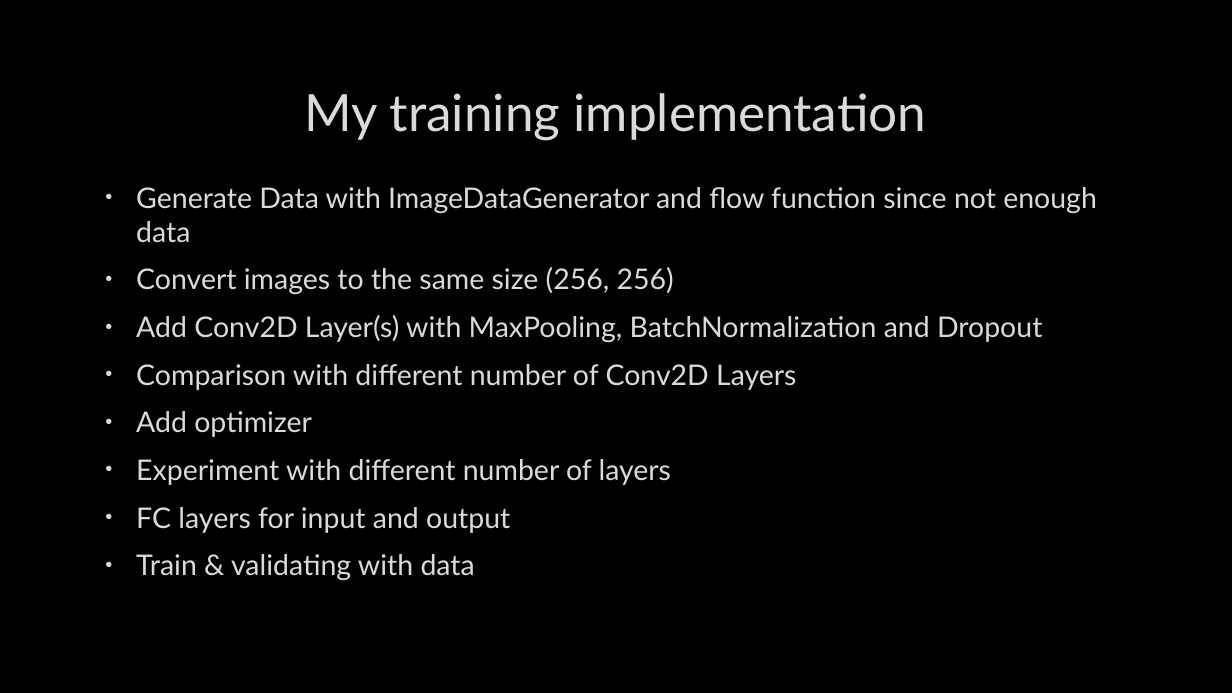
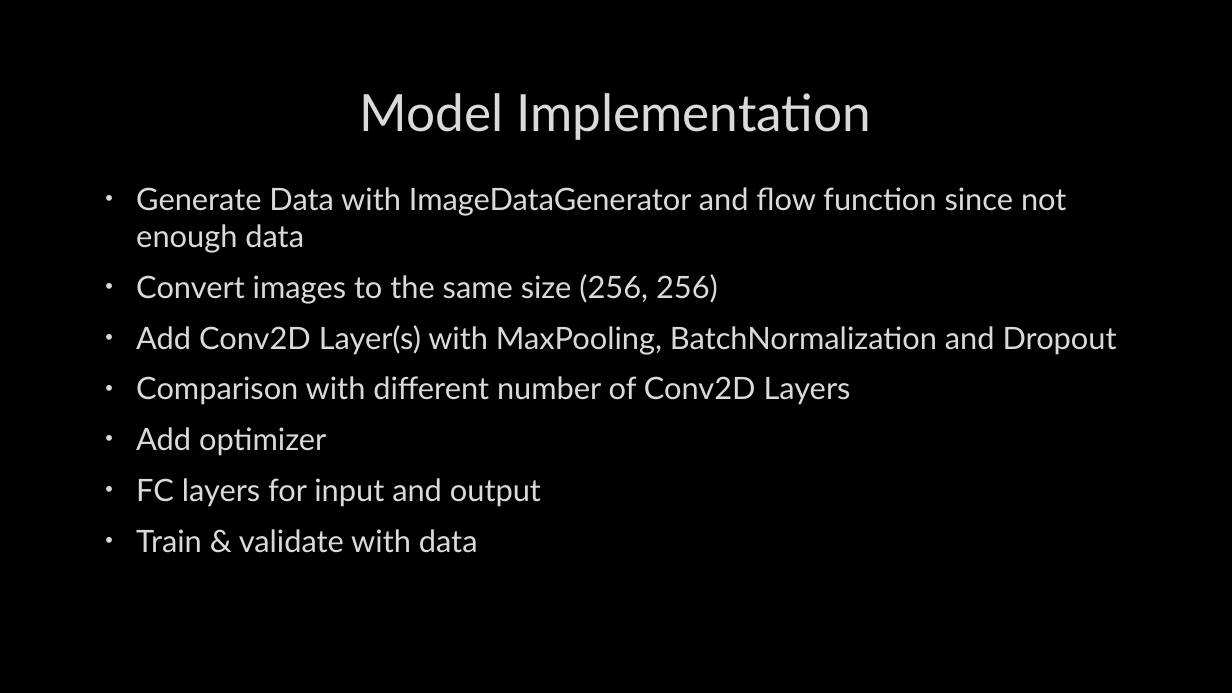
Before and after one commit to nexttimesr/car-classification, a slide deck: slide 4 of project.pptx. Drawn at 1232x693 pixels with LibreOffice and Linux fonts; fonts in the diff are those of the drawing; background and template pictures are left out. Boxes give left, top, right and bottom in pixels: in the first picture for what was removed or moved away, otherwise in the second. Text is boxed around its words. In the diff, an @@ line names an element or a change of style, - is before the commit and + after.

```diff
--- a/project.pptx
+++ b/project.pptx
@@ title at (360,93,871,140): text changed @@
-My training implementation
+Model Implementation
@@ text at (136,187,1117,507): size 22.2 to 24 pt @@
@@ text at (136,459,671,485): paragraph removed @@
-• Experiment with different number of layers
@@ text at (136,529,478,553): text changed; size 22.2 to 24 pt @@
-• Train & validating with data
+• Train & validate with data
```
Also in this commit, not shown: 3 other slides changed.
